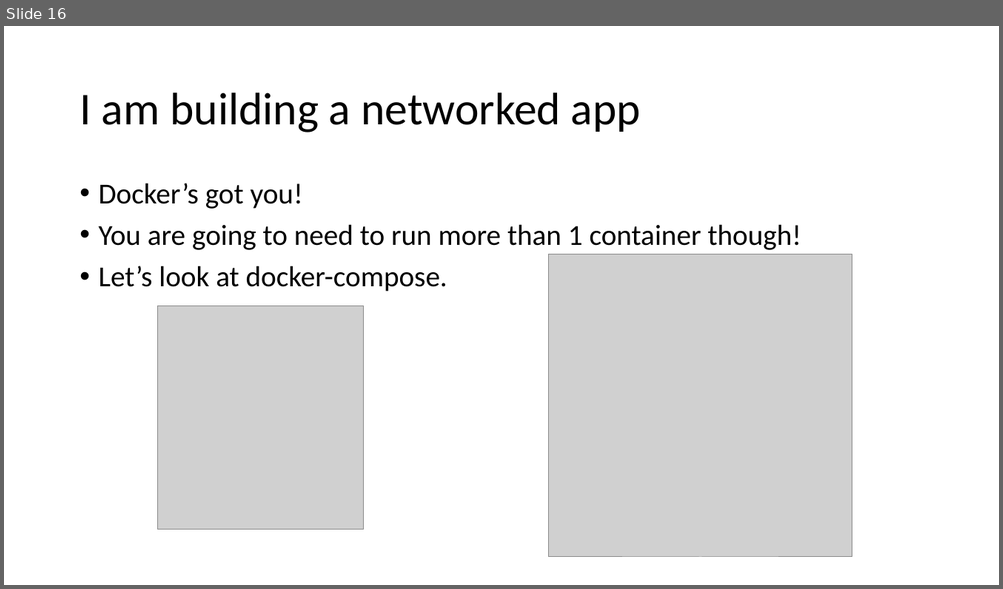
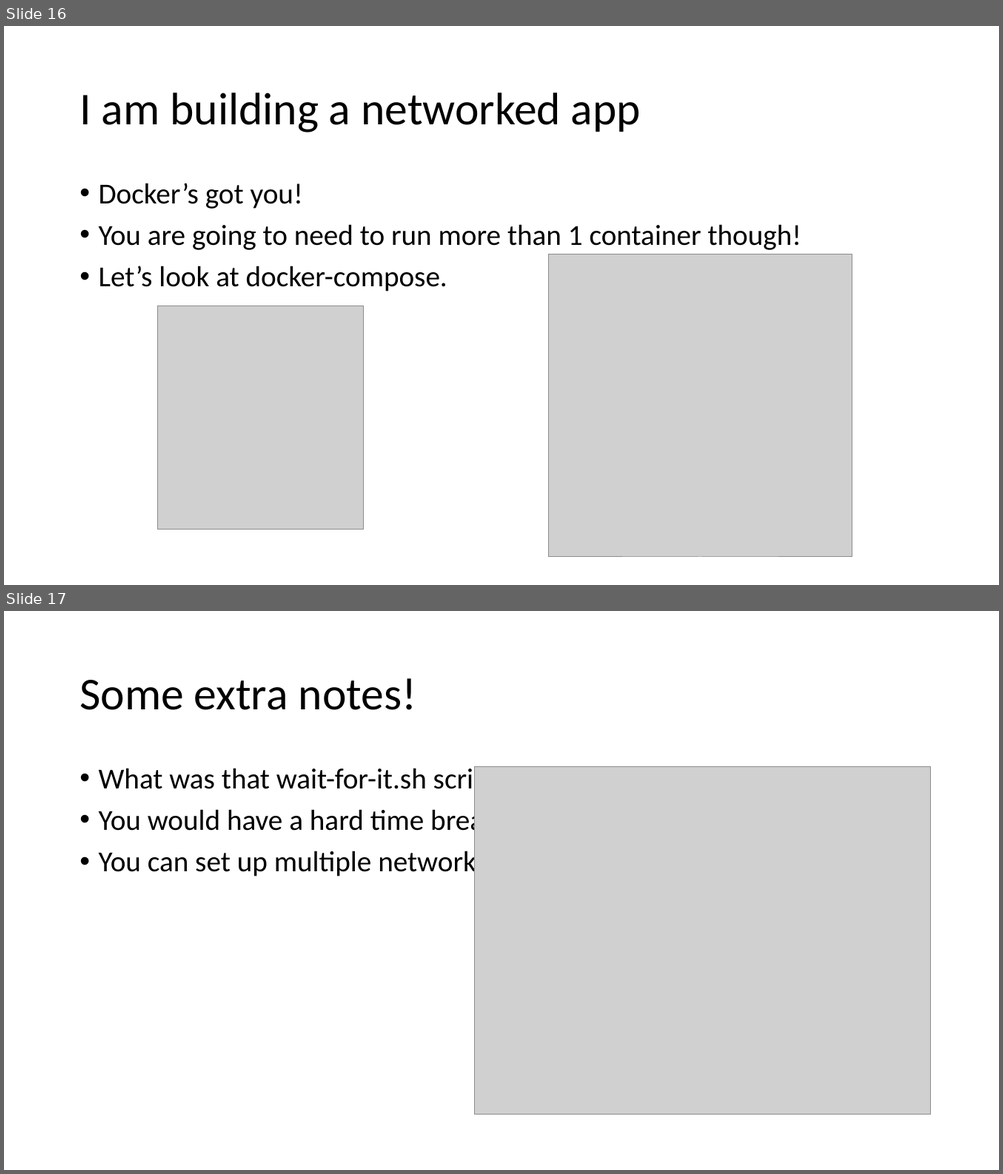
Before and after one commit to agsimeonov/docker-intro-presentation, a slide deck: docker-intro-presentation.pptx. Shown one above the other, each under a label of ours: slide 16 before the commit, slides 16 and 17 after it. The pictures are 1003x589 and 1003x1174 pixels, drawn with LibreOffice and Linux fonts; fonts in the diff are those of the drawing; grey boxes stand for pictures. Boxes give left, top, right and bottom in pixels: in the first picture for what was removed or moved away, otherwise in the second. Text is boxed around its words. In the diff, an @@ line names an element or a change of style, - is before the commit and + after.

```diff
--- a/docker-intro-presentation.pptx
+++ b/docker-intro-presentation.pptx
@@ slide 17 added at <box>4,611,999,1170</box>, background #FFFFFF @@
@@ title added at <box>79,678,417,710</box>, 44 pt, text #000000 @@
+Some extra notes!
@@ text added at <box>99,764,532,880</box>, 28 pt, text #000000 @@
+• What was that wait-for-it.sh script?
+• You would have a hard time breaking things.
+• You can set up multiple networks.
@@ picture added at <box>474,767,930,1115</box> @@
```
Also in this commit, not shown: 6 slides changed, 3 other slides added, 3 slides removed, 5 other files.
